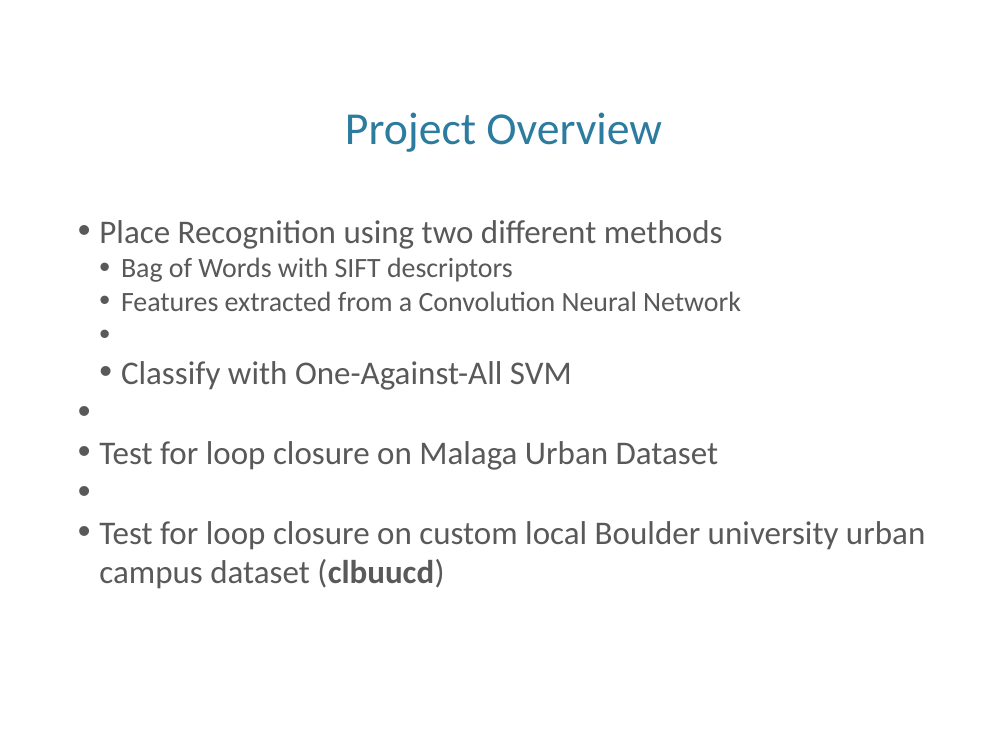
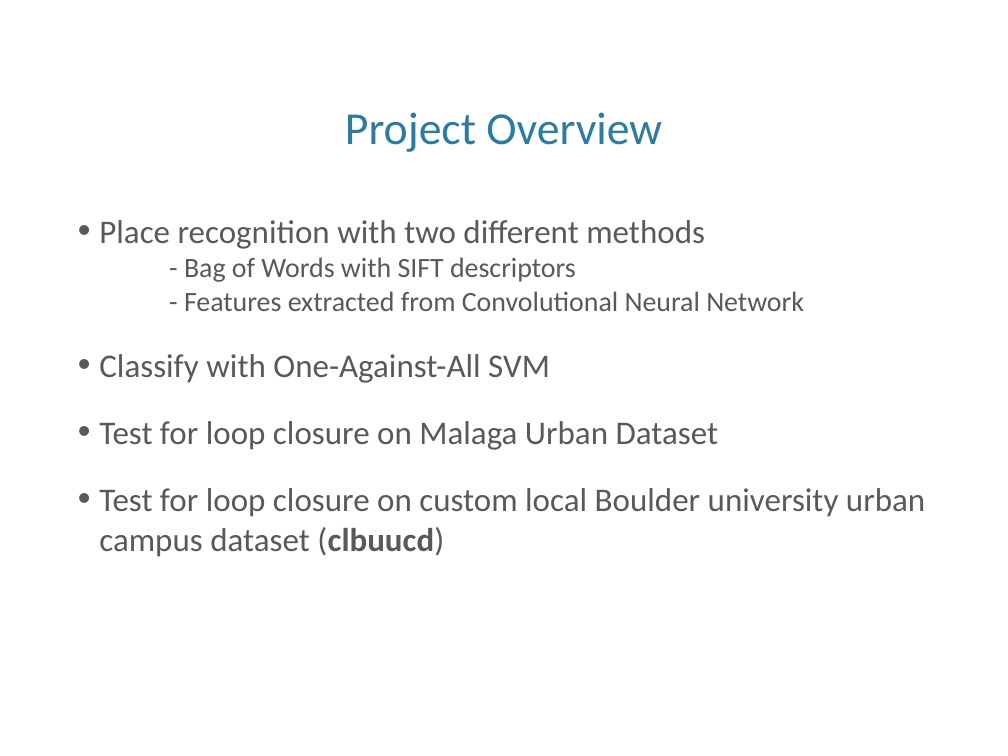
Before and after one commit to estherva7/VideoGoogle-PlaceRecognition, a slide deck: slide 2 of presentation.pptx. Drawn at 1008x756 pixels with LibreOffice and Linux fonts; fonts in the diff are those of the drawing; background and template pictures are left out. Boxes give left, top, right and bottom in pixels: in the first picture for what was removed or moved away, otherwise in the second. Text is boxed around its words. In the diff, an @@ line names an element or a change of style, - is before the commit and + after.

```diff
--- a/presentation.pptx
+++ b/presentation.pptx
@@ text at (99,220,804,311): text changed @@
-• Place Recognition using two different methods
-  • Bag of Words with SIFT descriptors
-  • Features extracted from a Convolution Neural Network
+• Place recognition with two different methods
+- Bag of Words with SIFT descriptors
+- Features extracted from Convolutional Neural Network
```
Also in this commit, not shown: 7 other slides changed, 1 other file.
